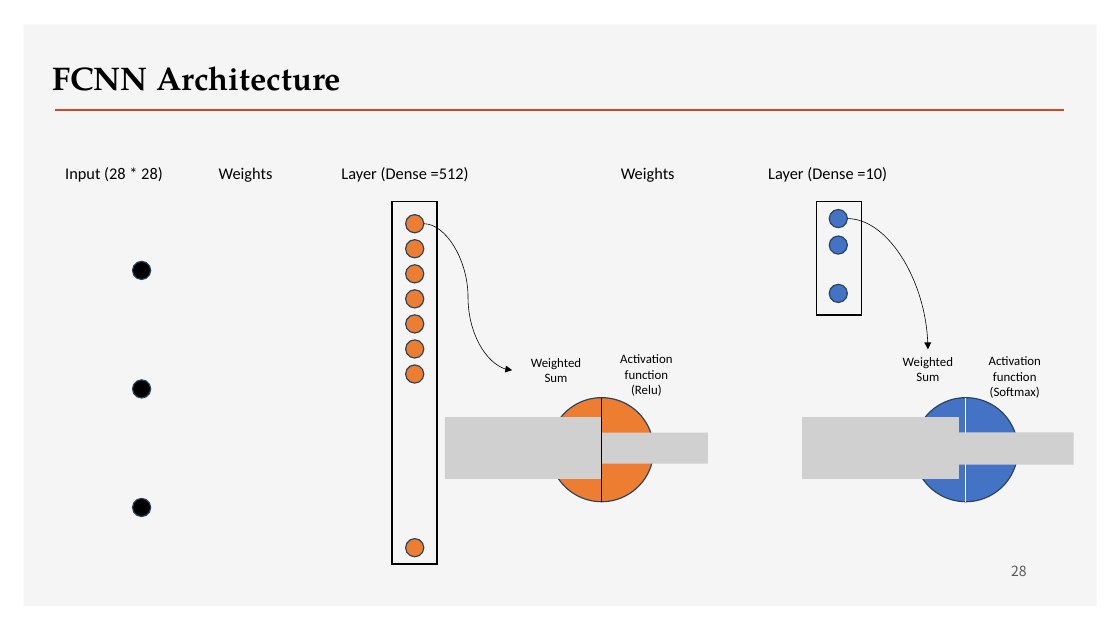
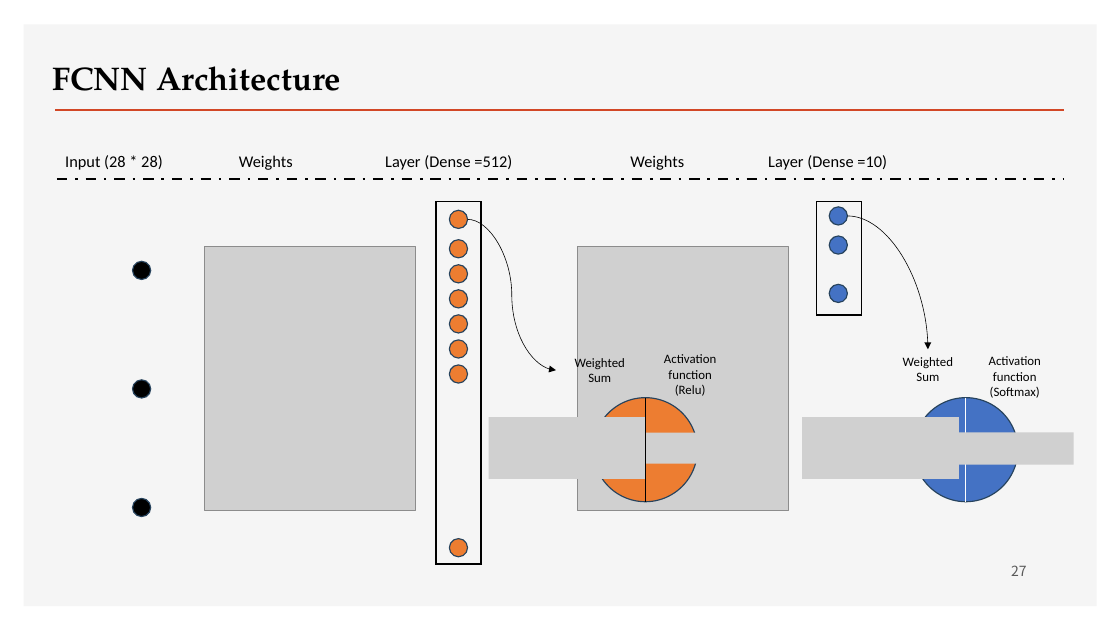
Before and after one commit to ancestor9/2026_Fall_Deep-Learning-with-Python, a slide deck: slide 27 of Chapter 01 What is deep learning.pptx (slide 28 before the commit). Drawn at 1120x630 pixels with LibreOffice and Linux fonts; fonts in the diff are those of the drawing; grey boxes stand for pictures; background and template pictures are left out. Boxes give left, top, right and bottom in pixels: in the first picture for what was removed or moved away, otherwise in the second. Text is boxed around its words. In the diff, an @@ line names an element or a change of style, - is before the commit and + after.

```diff
--- a/Chapter 01 What is deep learning.pptx
+++ b/Chapter 01 What is deep learning.pptx
@@ text "Input (28 * 28)": place and size @@
-text "Input (28 * 28)" at [65, 167, 163, 182]
+text "Input (28 * 28)" at [65, 155, 163, 170]
@@ text "Weights": place and size @@
-text "Weights" at [219, 167, 273, 182]
+text "Weights" at [239, 155, 293, 170]
@@ text "Layer (Dense =512)": place and size @@
-text "Layer (Dense =512)" at [341, 167, 469, 182]
+text "Layer (Dense =512)" at [385, 155, 512, 170]
@@ text "Weights": place and size @@
-text "Weights" at [621, 167, 675, 182]
+text "Weights" at [630, 155, 684, 170]
@@ text "Layer (Dense =10)": place and size @@
-text "Layer (Dense =10)" at [768, 167, 887, 182]
+text "Layer (Dense =10)" at [768, 155, 887, 170]
@@ line added from (57, 179) to (1064, 179), #000000 2.25 pt dashed @@
@@ ellipse: place and size @@
-ellipse at [406, 215, 424, 234]
+ellipse at [450, 210, 468, 229]
@@ curved arrow moved from (424, 223) - (513, 371) to (468, 219) - (556, 371) @@
@@ curved arrow (848, 216) - (928, 350): route changed @@
@@ picture added at [204, 246, 416, 511] @@
@@ picture added at [577, 247, 789, 512] @@
@@ 8 ellipses, 2 texts, 2 pictures, 1 rectangle, 1 line: place and size @@
-8 ellipses, 2 texts, 2 pictures, 1 rectangle, 1 line at [392, 202, 708, 564]
+8 ellipses, 2 texts, 2 pictures, 1 rectangle, 1 line at [436, 202, 752, 564]
@@ page number at [1011, 565, 1027, 576]: text changed @@
-28
+27
```
Also in this commit, not shown: 3 other slides changed, 2 slides added.
